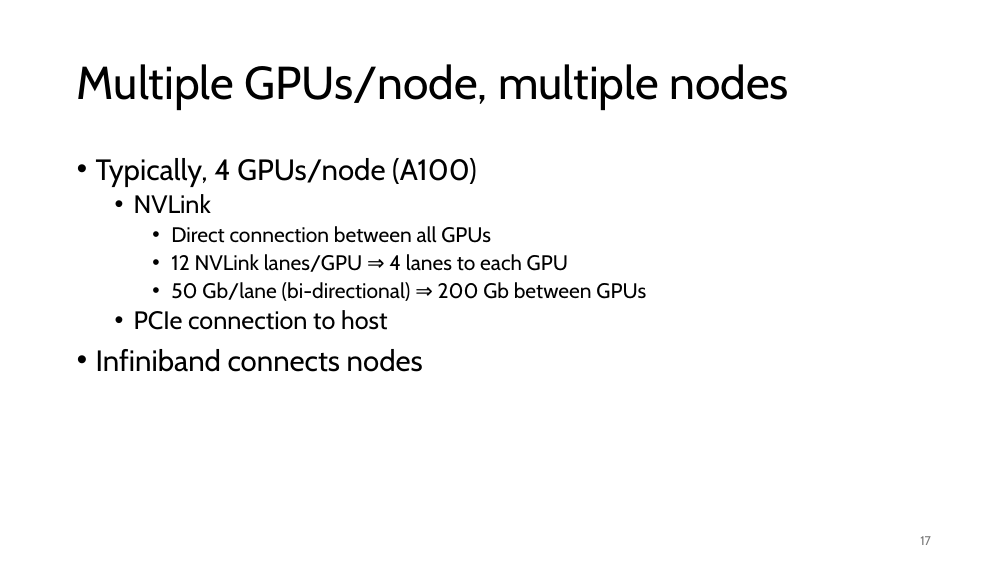
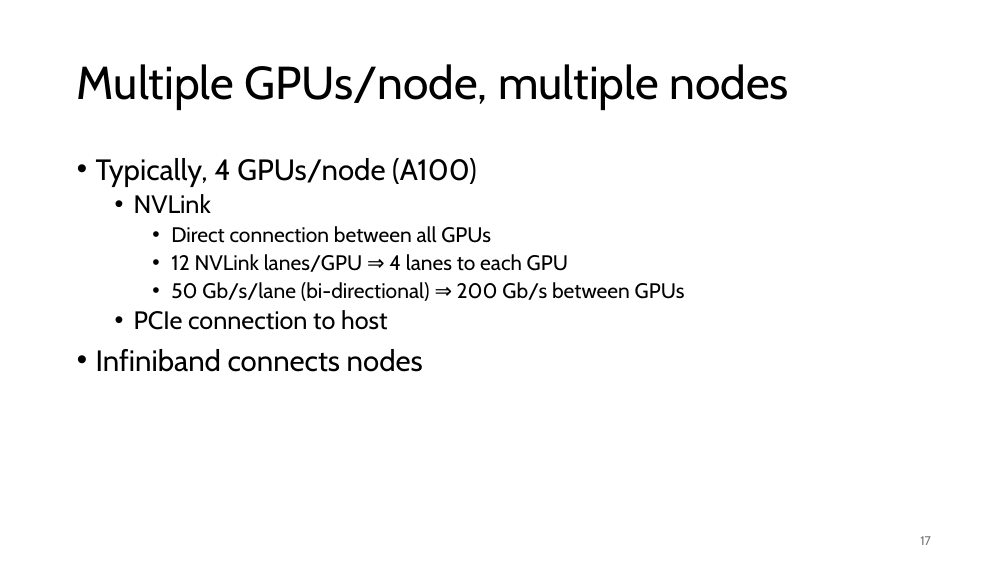
Before and after one commit to gjbex/GPU-programming, a slide deck: slide 17 of gpu_programming.pptx. Drawn at 1008x567 pixels with LibreOffice and Linux fonts; fonts in the diff are those of the drawing. Boxes give left, top, right and bottom in pixels: in the first picture for what was removed or moved away, otherwise in the second. Text is boxed around its words. In the diff, an @@ line names an element or a change of style, - is before the commit and + after.

Commit message:
Fix typos

```diff
--- a/gpu_programming.pptx
+++ b/gpu_programming.pptx
@@ text at bbox=[171, 282, 685, 301]: text changed @@
-    • 50 Gb/lane (bi-directional) ⇒ 200 Gb between GPUs
+    • 50 Gb/s/lane (bi-directional) ⇒ 200 Gb/s between GPUs
```
Also in this commit, not shown: 4 other slides changed.
